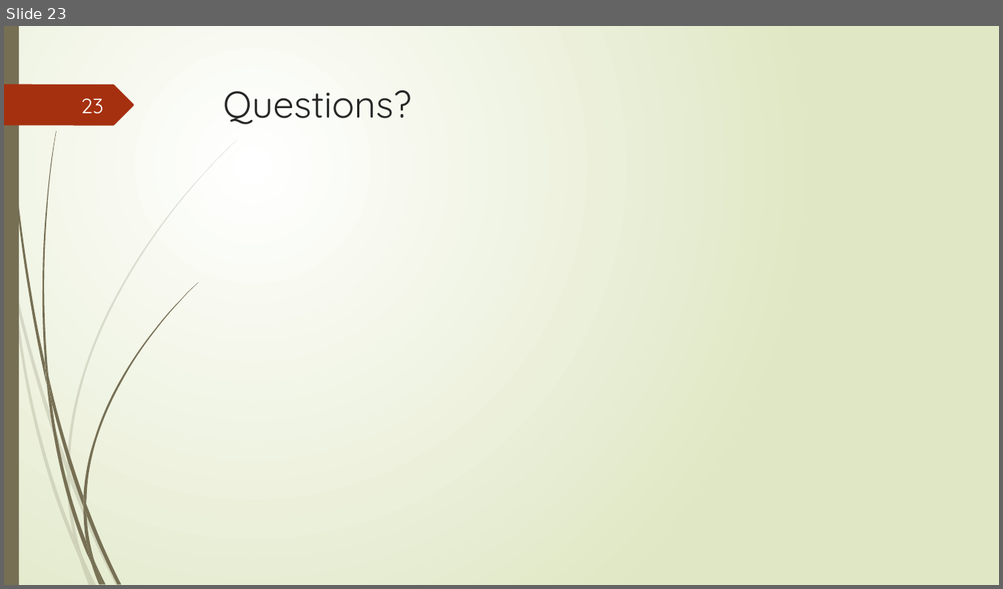
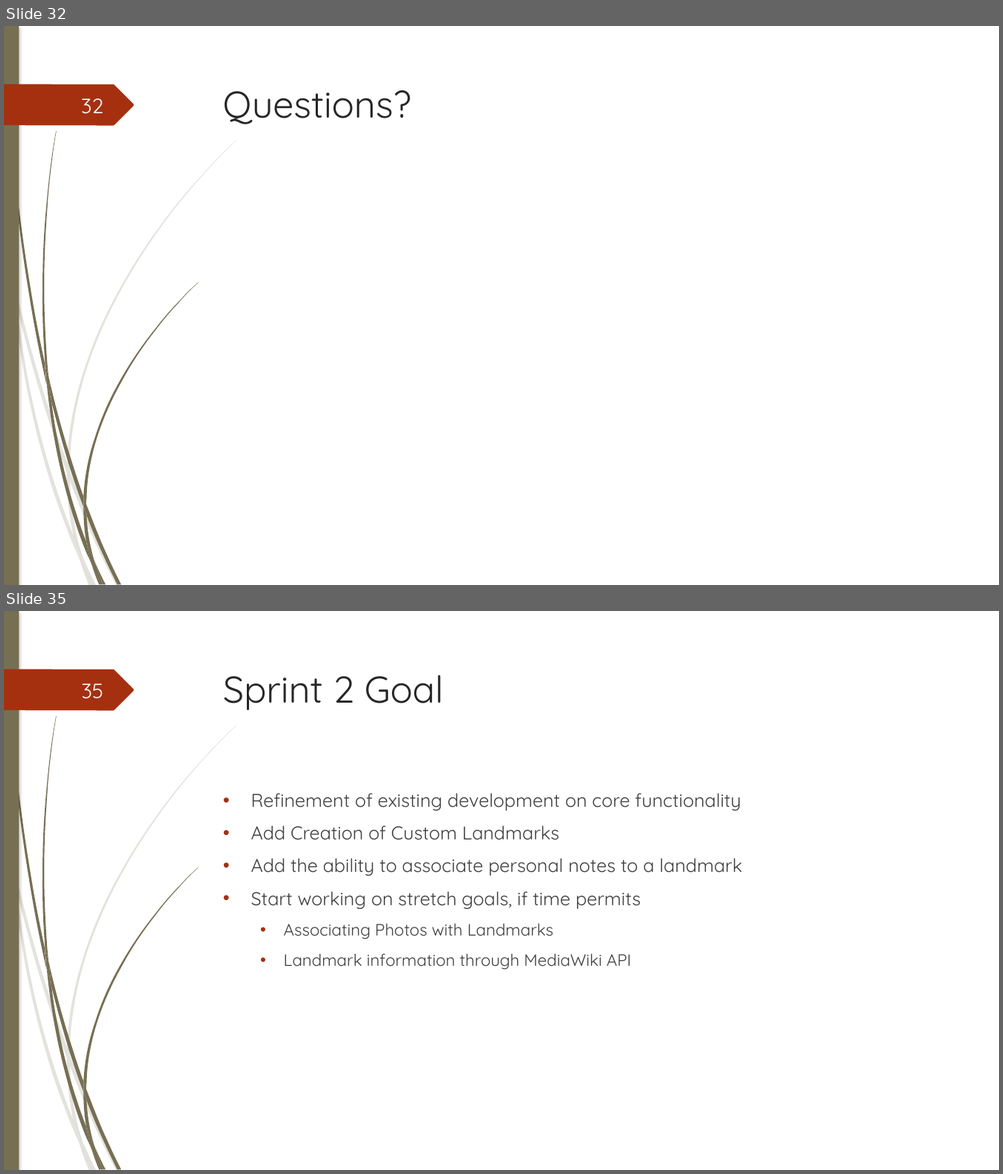
Before and after one commit to junmin-yee/Landmarked, a slide deck: Presentations/Sprint01 ReviewMeeting.pptx. Shown one above the other, each under a label of ours: slide 23 before the commit, slides 32 and 35 after it; the slides between them are not shown. The pictures are 1003x589 and 1003x1174 pixels, drawn with LibreOffice and Linux fonts; fonts in the diff are those of the drawing. Boxes give left, top, right and bottom in pixels: in the first picture for what was removed or moved away, otherwise in the second. Text is boxed around its words. In the diff, an @@ line names an element or a change of style, - is before the commit and + after.

```diff
--- a/Presentations/Sprint01 ReviewMeeting.pptx
+++ b/Presentations/Sprint01 ReviewMeeting.pptx
@@ slide 35 added at (4, 611, 999, 1170), background #FFFFFF; not listed: 24 template elements that a slide beside it also shows @@
@@ text added at (223, 675, 444, 710), 36 pt, text #262626 @@
+Sprint 2 Goal
@@ page number added at (82, 684, 104, 699), 20 pt, text #FEFFFF @@
+35
@@ text added at (251, 793, 742, 970), 18 pt, text #404040 @@
+• Refinement of existing development on core functionality
+• Add Creation of Custom Landmarks
+• Add the ability to associate personal notes to a landmark
+• Start working on stretch goals, if time permits
+  • Associating Photos with Landmarks
+  • Landmark information through MediaWiki API
@@ what was slide 23 is now slide 32 @@
@@ slide 32 changed as well @@
@@ background gradient #FFFFFF to #DFE8C4 to #FFFFFF @@
@@ rectangle at (4, 26, 19, 585): shadow on @@
@@ outline redrawn in 13 elements at (14, 284, 68, 473), (70, 471, 119, 585), (12, 287, 79, 559), (67, 473, 82, 557), (68, 140, 237, 471), (74, 536, 93, 585), (6, 26, 46, 385), (86, 504, 121, 585), (42, 131, 57, 378), (83, 283, 198, 504), (83, 507, 94, 562), (83, 497, 86, 515), (4, 84, 134, 125) @@
@@ page number at (81, 99, 103, 114): text changed @@
-23
+32
```
Also in this commit, not shown: 26 other slides changed, 8 other slides added, 4 slides removed.
